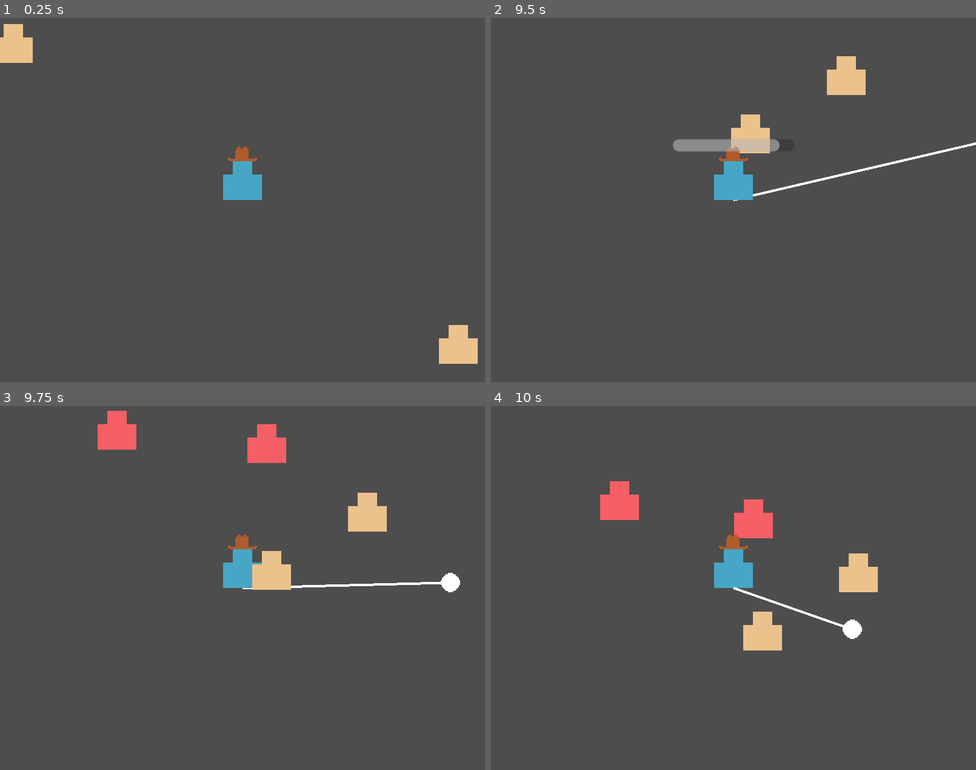
Above: before the commit, frames 1-4 (two rows, left to right).
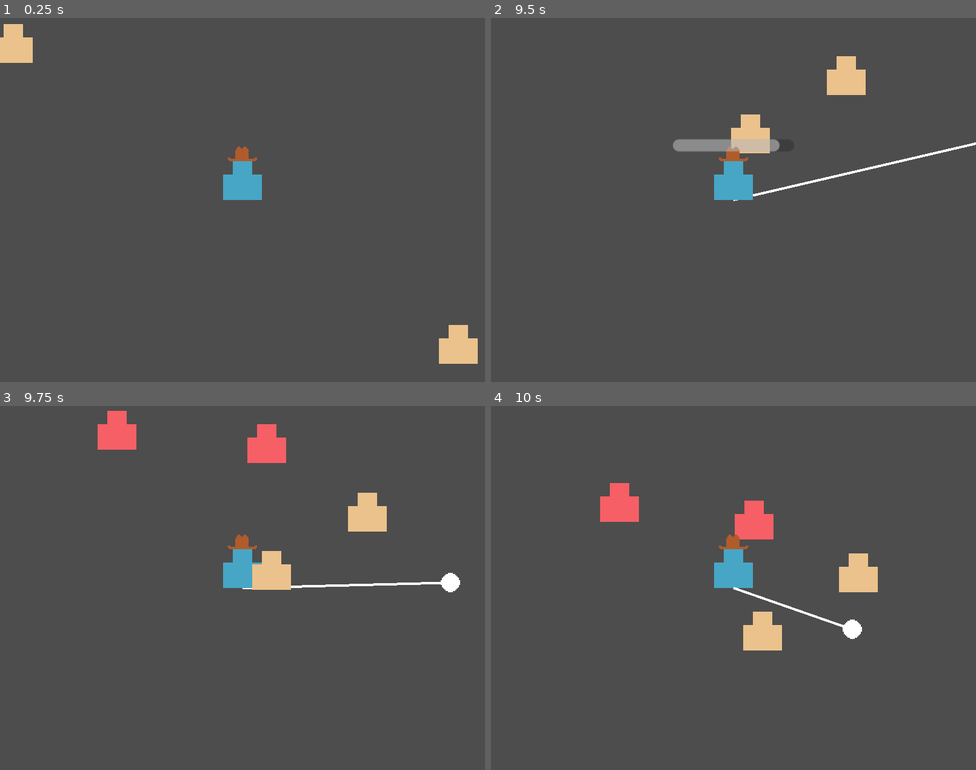
Above: after the commit, the same moments.

Repository: martindzejky/gmtk2025
Game: Godot game, scene res://main.tscn
The game is run twice, just before and just after one commit, with the same random seed, the same clock (stepped at 60 frames per second) and the same inputs.
Inputs (mouse positions are in pixels of both pictures, inside the frame that each line leads up to):
- Up to frame 1 (0.25 s): no input
- Up to frame 2 (9.5 s): tap Enter at 0.5 s; move the mouse to (840, 181) at 0.52 s; hold D (move_right) 0.53-1.28 s; click (840, 181) at 0.6 s; move the mouse to (636, 218) at 1.27 s; hold S (move_down) 1.28-2.03 s; tap Shift (dash) every 2.25 s from 1.35 to 8.1 s; click (636, 218) at 1.55 s; move the mouse to (782, 119) at 2.02 s; hold D (move_right) 2.03-2.78 s; click (782, 119) at 2.1 s; move the mouse to (709, 272) at 2.77 s; hold W (move_up) 2.78-3.53 s; click (709, 272) at 2.85 s; move the mouse to (879, 254) at 3.52 s; hold A (move_left) 3.53-5.03 s; click (879, 254) at 3.8 s; move the mouse to (588, 145) at 4.27 s; click (588, 145) at 4.35 s; move the mouse to (757, 200) at 5.02 s; hold S (move_down) 5.03-5.78 s; click (757, 200) at 5.1 s; move the mouse to (660, 109) at 5.77 s; hold D (move_right) 5.78-6.53 s; click (660, 109) at 6.05 s; move the mouse to (840, 181) at 6.52 s; hold W (move_up) 6.53-7.28 s; click (840, 181) at 6.6 s; move the mouse to (636, 218) at 7.27 s; hold D (move_right) 7.28-8.03 s; click (636, 218) at 7.35 s; move the mouse to (782, 119) at 8.02 s; hold S (move_down) 8.03-8.78 s; click (782, 119) at 8.3 s; move the mouse to (709, 272) at 8.77 s; hold A (move_left) from 8.78 s (still down); click (709, 272) at 8.85 s
- Up to frame 3 (9.75 s): move the mouse to (388, 642) at 9.52 s; release A (move_left) at 9.53 s; hold W (move_up) from 9.53 s (still down); click (388, 642) at 9.6 s
- Up to frame 4 (10 s): keep holding W (move_up)

Frames 1-3 are identical in both runs. In frame 4, 0.2% of the frame differs, in the area x 22-59%, y 20-37%.

Commit message:
flocking for enemies

Diff:
--- a/objects/enemy.tscn
+++ b/objects/enemy.tscn
@@ -9,7 +9,10 @@
 [sub_resource type="CircleShape2D" id="CircleShape2D_882u1"]
 radius = 12.0
 
-[node name="enemy" type="CharacterBody2D" node_paths=PackedStringArray("melee_cooldown_timer", "shoot_cooldown_timer", "sprite") groups=["enemy"]]
+[sub_resource type="CircleShape2D" id="CircleShape2D_3hb37"]
+radius = 107.005
+
+[node name="enemy" type="CharacterBody2D" node_paths=PackedStringArray("melee_cooldown_timer", "shoot_cooldown_timer", "sprite", "nearby_area") groups=["enemy"]]
 collision_layer = 8
 collision_mask = 63
 motion_mode = 1
@@ -23,6 +26,10 @@
 shoot_cooldown_timer = NodePath("shoot_cooldown")
 sprite = NodePath("sprite")
 captured_sprite = ExtResource("4_3hb37")
+nearby_area = NodePath("nearby_area")
+flocking_separation_distance = 40
+flocking_separation_weight = 0.4
+flocking_alignment_weight = 0.2
 
 [node name="sprite" type="Sprite2D" parent="."]
 modulate = Color(0.959393, 0.373996, 0.395027, 1)
@@ -32,6 +39,12 @@
 [node name="shape" type="CollisionShape2D" parent="."]
 shape = SubResource("CircleShape2D_882u1")
 
+[node name="nearby_area" type="Area2D" parent="."]
+collision_mask = 8
+
+[node name="shape" type="CollisionShape2D" parent="nearby_area"]
+shape = SubResource("CircleShape2D_3hb37")
+
 [node name="melee_cooldown" type="Timer" parent="."]
 wait_time = 0.6
 one_shot = true
--- a/objects/ranged_enemy.tscn
+++ b/objects/ranged_enemy.tscn
@@ -5,3 +5,4 @@
 [node name="ranged_enemy" instance=ExtResource("1_1x6l7")]
 move_speed = 40.0
 can_attack_melee = false
+flocking_separation_distance = 60
--- a/scripts/enemy.gd
+++ b/scripts/enemy.gd
@@ -26,6 +26,12 @@
 @onready var default_sprite: Texture2D = sprite.texture
 @export var captured_sprite: Texture2D
 
+@export_category('Flocking')
+@export var nearby_area: Area2D
+@export var flocking_separation_distance := 30
+@export var flocking_separation_weight := 0.1
+@export var flocking_alignment_weight := 0.1
+
 enum State {
   ATTACKING_PLAYER,
   CAPTURED,
@@ -39,6 +45,7 @@
   match state:
     State.ATTACKING_PLAYER:
       attack_player()
+      apply_flocking()
 
   if is_hooked_by_segment():
     lasso_segment_pull()
@@ -77,6 +84,39 @@
 func move_away_from_player():
   var direction := Game.player.global_position.direction_to(global_position)
   velocity += direction * get_movement_speed()
+
+func apply_flocking():
+  var nearby_enemies := nearby_area.get_overlapping_bodies()
+
+  # limit to 10 enemies for performance... premature optimization?
+  if nearby_enemies.size() > 10:
+    nearby_enemies = nearby_enemies.slice(0, 10)
+
+  var separation_force := Vector2.ZERO
+  var alignment_force := Vector2.ZERO
+  var neighbor_count := 0
+
+  for enemy in nearby_enemies:
+    if enemy == self or not enemy is Enemy:
+      continue
+
+    neighbor_count += 1
+    var distance := global_position.distance_to(enemy.global_position)
+
+    if distance < flocking_separation_distance and distance > 0:
+      var away_direction := global_position - enemy.global_position
+      var separation_strength := flocking_separation_distance - distance
+      separation_force += away_direction.normalized() * separation_strength
+
+    if enemy.velocity.length() > 0:
+      alignment_force += enemy.velocity.normalized()
+
+  if separation_force.length() > 0:
+    velocity += separation_force.normalized() * get_movement_speed() * flocking_separation_weight
+
+  if neighbor_count > 0 and alignment_force.length() > 0:
+    alignment_force = alignment_force / neighbor_count  # Average direction
+    velocity += alignment_force.normalized() * get_movement_speed() * flocking_alignment_weight
 
 func lasso_segment_pull():
   var direction := global_position.direction_to(Game.hook.global_position)
Not shown: 1 places in objects/enemy.tscn that only renumber resources
